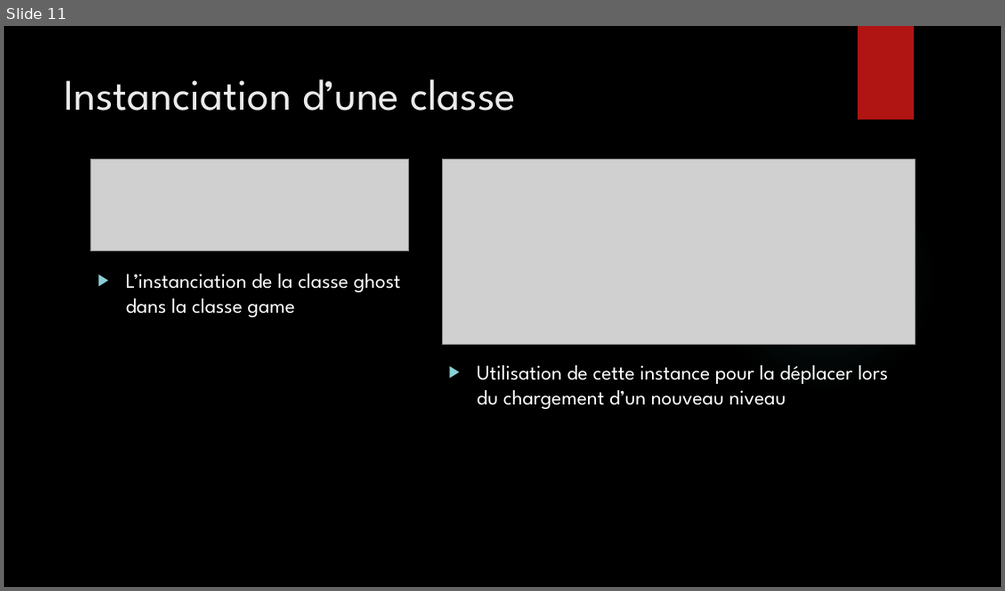
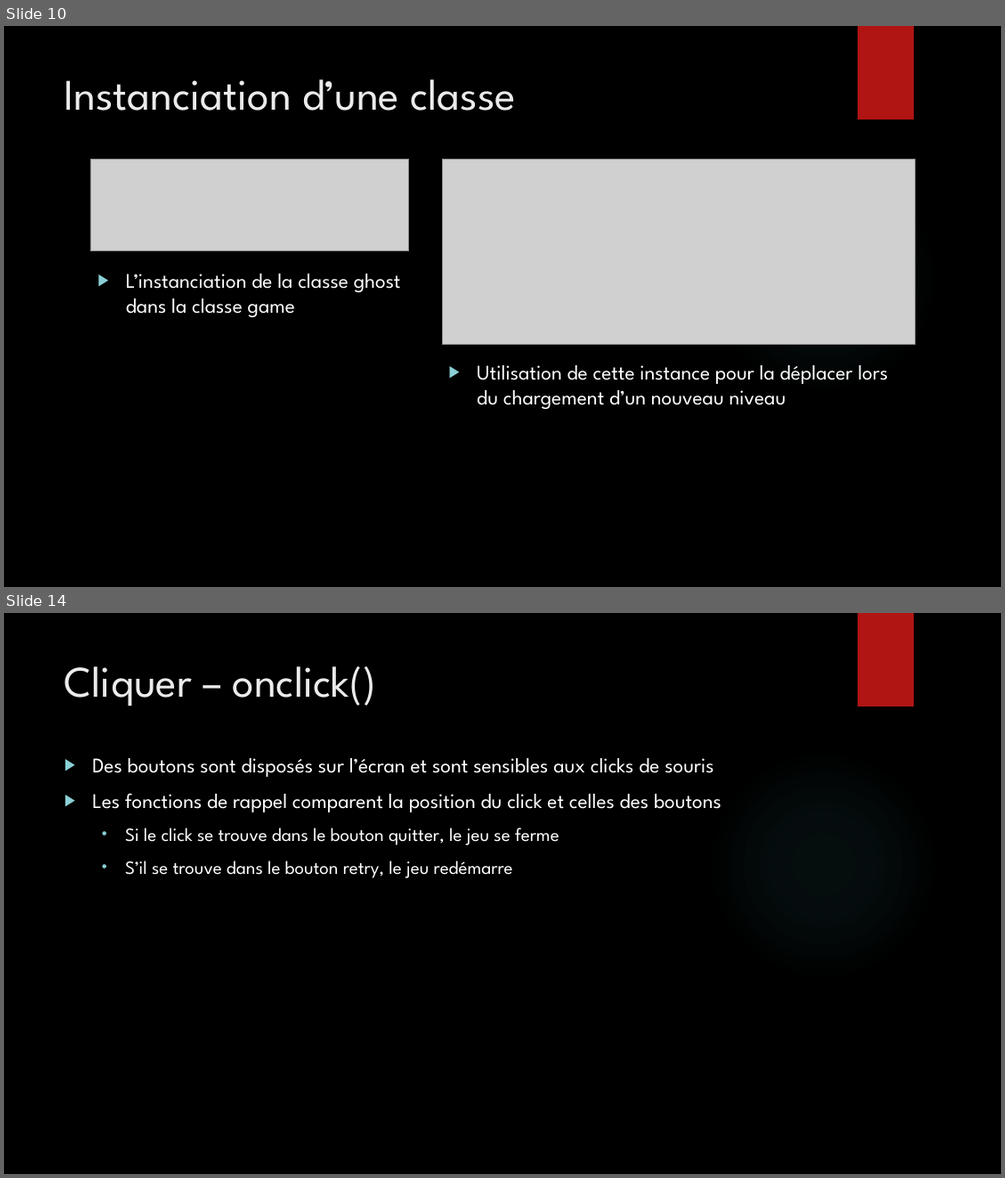
Before and after one commit to Bugnon/oc-2021, a slide deck: src/projet/projet3/Powerpoint_pacman.pptx. Shown one above the other, each under a label of ours: slide 11 before the commit, slides 10 and 14 after it; the slides between them are not shown. The pictures are 1005x591 and 1005x1178 pixels, drawn with LibreOffice and Linux fonts; fonts in the diff are those of the drawing; grey boxes stand for pictures; background and template pictures are left out. Boxes give left, top, right and bottom in pixels: in the first picture for what was removed or moved away, otherwise in the second. Text is boxed around its words. In the diff, an @@ line names an element or a change of style, - is before the commit and + after.

```diff
--- a/src/projet/projet3/Powerpoint_pacman.pptx
+++ b/src/projet/projet3/Powerpoint_pacman.pptx
@@ slide 14 added at <box>4,613,1001,1174</box>, background picture (left out); not listed: 2 template elements that a slide beside it also shows @@
@@ title added at <box>65,666,376,706</box>, 42 pt, text #EBEBEB @@
+Cliquer – onclick()
@@ text added at <box>92,758,721,878</box>, 20 pt, text #FFFFFF @@
+▶ Des boutons sont disposés sur l’écran et sont sensibles aux clicks de souris
+▶ Les fonctions de rappel comparent la position du click et celles des boutons
+  • Si le click se trouve dans le bouton quitter, le jeu se ferme
+  • S’il se trouve dans le bouton retry, le jeu redémarre
@@ what was slide 11 is now slide 10 @@
```
Also in this commit, not shown: 1 slide changed, 8 other slides added, 2 slides removed.
